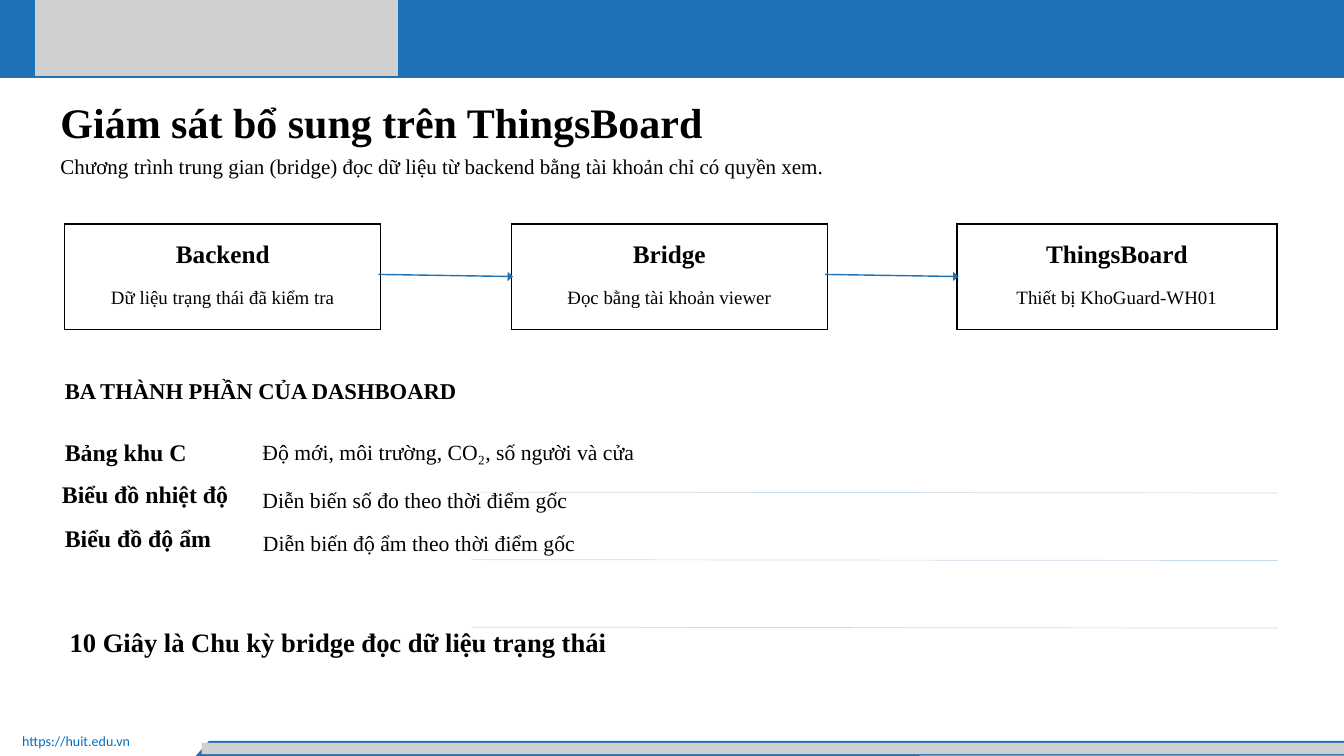
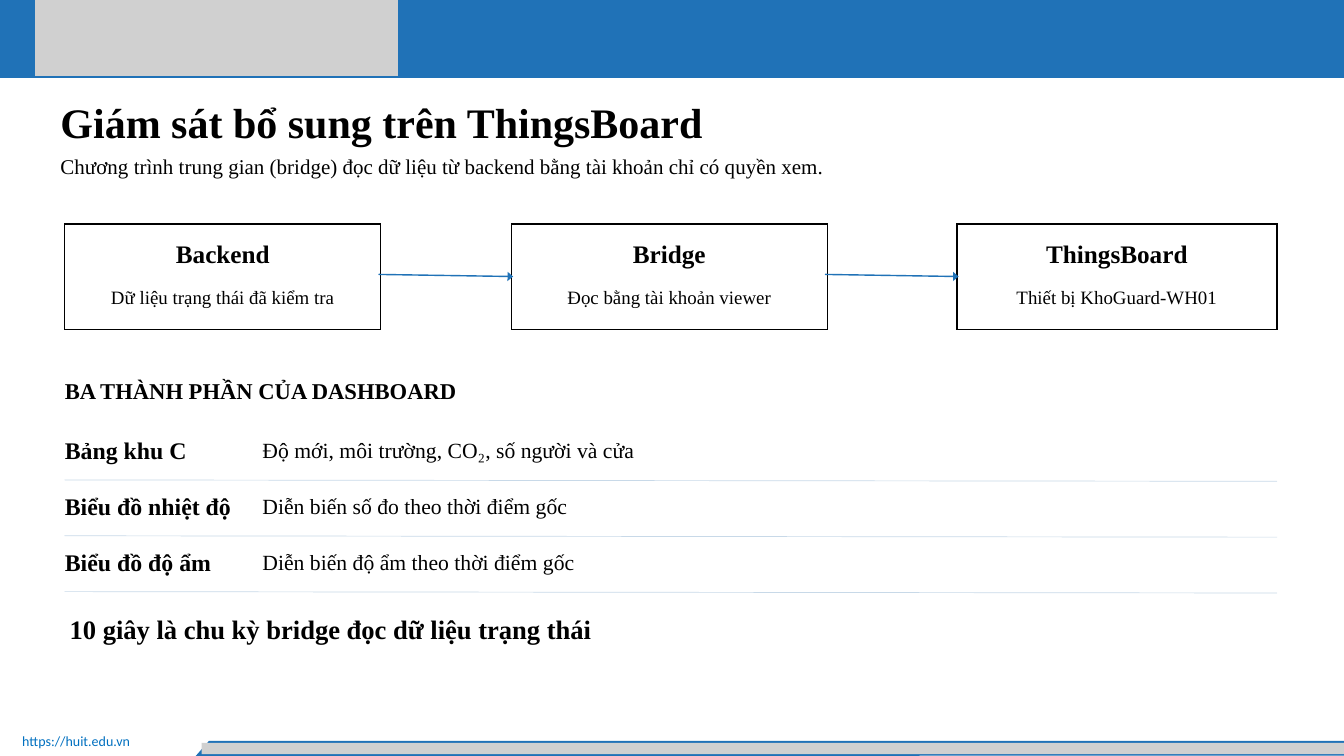
Before and after one commit to Huuloc123456/khoguard-iot, a slide deck: slide 9 of docs/slides/BaoCaoPowerPoint.pptx. Drawn at 1344x756 pixels with LibreOffice and Linux fonts; fonts in the diff are those of the drawing; grey boxes stand for pictures. Boxes give left, top, right and bottom in pixels: in the first picture for what was removed or moved away, otherwise in the second. Text is boxed around its words. In the diff, an @@ line names an element or a change of style, - is before the commit and + after.

```diff
--- a/docs/slides/BaoCaoPowerPoint.pptx
+++ b/docs/slides/BaoCaoPowerPoint.pptx
@@ text "Biểu đồ nhiệt độ": place and size @@
-text "Biểu đồ nhiệt độ" at (62, 485, 228, 508)
+text "Biểu đồ nhiệt độ" at (65, 497, 231, 520)
@@ line moved from (471, 492) - (1277, 493) to (65, 480) - (1277, 481) @@
@@ text "Diễn biến số đo theo ...": place and size @@
-text "Diễn biến số đo theo ..." at (262, 492, 567, 513)
+text "Diễn biến số đo theo ..." at (262, 498, 567, 519)
@@ line moved from (471, 560) - (1277, 560) to (65, 536) - (1277, 537) @@
@@ text "Biểu đồ độ ẩm": place and size @@
-text "Biểu đồ độ ẩm" at (65, 529, 211, 552)
+text "Biểu đồ độ ẩm" at (65, 553, 211, 576)
@@ text "Diễn biến độ ẩm theo ...": place and size @@
-text "Diễn biến độ ẩm theo ..." at (263, 535, 574, 556)
+text "Diễn biến độ ẩm theo ..." at (262, 554, 574, 575)
@@ line moved from (471, 627) - (1277, 628) to (65, 591) - (1277, 593) @@
@@ text at (70, 620, 591, 644): text changed @@
-10 Giây là Chu kỳ bridge đọc dữ liệu trạng thái
+10 giây là chu kỳ bridge đọc dữ liệu trạng thái
```
Also in this commit, not shown: 3 other slides changed.
